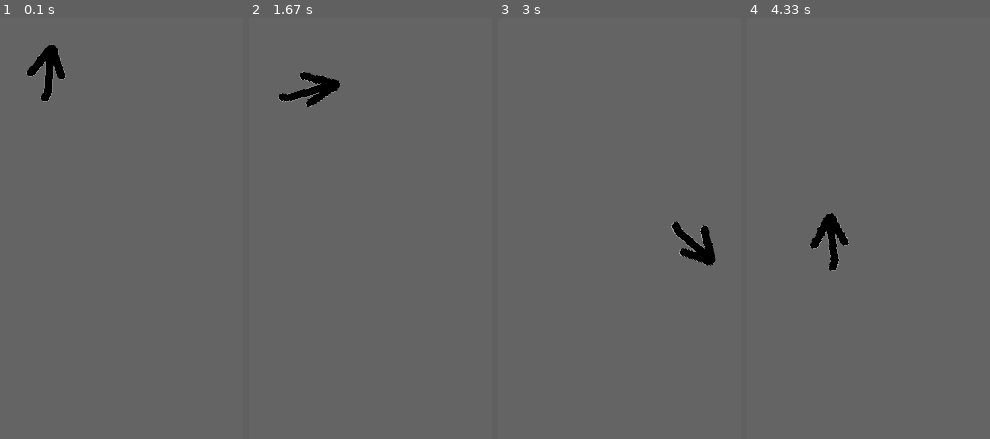
Above: before the commit, frames 1-4 (left to right).
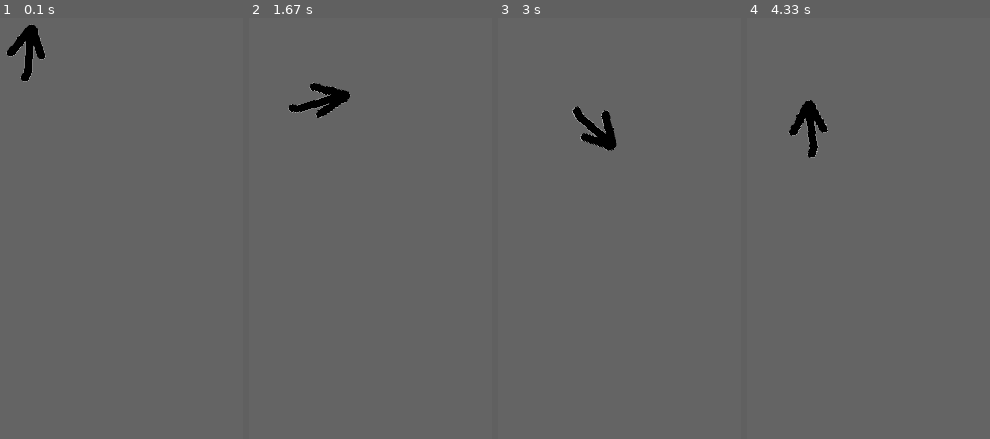
Above: after the commit, the same moments.

Repository: smarzony/pygame_racing
Game: pygame game, started from main.py
Same seed, same stepped clock (60 frames per second), same inputs: the game is played once before the commit and once after it.
Inputs:
- Up to frame 1 (0.1 s): no input
- Up to frame 2 (1.67 s): hold Up 0.33-0.8 s; hold Right 0.83-1.3 s; hold Left from 1.33 s (still down)
- Up to frame 3 (3 s): release Left at 1.87 s; hold Down 1.9-2.2 s; hold Left 2.23-2.63 s; hold Up from 2.67 s (still down)
- Up to frame 4 (4.33 s): release Up at 3.03 s; hold Right 3.07-3.7 s; hold Down 3.73-4.1 s; hold Left from 4.13 s (still down)

The runs differ from the first frame. In frame 1, 1.7% of the frame differs, in the area x 2-28%, y 1-20%; in frame 2, 1.4%; in frame 3, 1.9%, in the area x 30-90%, y 20-59%; in frame 4, 1.9%.

Commit message:
accelerating and decelerating works, but not if you alternateit without stop beetween

Diff:
--- /dev/null
+++ b/lib/player.py
@@ -0,0 +1,128 @@
+import math
+from time import time as now
+
+FWD = True
+BWD = False
+
+class Motion():
+    def __init__(self, window_size):
+        self.in_motion = False
+        self.speed_actual = 0
+        self.speed_start = 0
+        self.speed_max = 5
+        self.start_accelerating_time = 0.0
+        self.start_decelerating_time = 0.0
+        self.direction = FWD
+        self.acceleration_ramp_seconds = 2
+        self.rotation = 0
+        self.rotation_step = 0.5
+        self.vector = [0, 0]
+        self.stopping = False
+
+        self.x = 0
+        self.y = 0
+        self.height = 0
+        self.width = 0
+        self.window_size = window_size
+
+    def start(self):
+        self.in_motion = True
+        self.stopping = False
+        print('self.in_motion : ', self.in_motion )
+        self.speed_start = self.speed_actual
+        self.start_accelerating_time = now()
+
+    def stop(self):
+        self.speed_start = self.speed_actual
+        self.stopping = True
+        self.start_decelerating_time = now()
+
+    def acceleration(self):
+        if self.speed_actual < self.speed_max:
+            self.speed_actual += 0.05
+        # # if now() - self.start_accelerating < self.acceleration_ramp:
+        # self.speed_actual = ((now() - self.start_accelerating_time)/ (self.acceleration_ramp_seconds - (self.speed_start/self.speed_max)*self.acceleration_ramp_seconds)) * self.speed_max
+        # # if self.speed_actual == self.max_speed:
+        # #     self.speed_top
+
+    def deceleration(self):
+        if self.speed_actual > 0:
+            self.speed_actual -= 0.03
+        else:
+            self.speed_actual = 0
+            self.in_motion = False
+            print('Decel self.in_motion: ', self.in_motion)
+
+
+
+
+        # # if now() - self.start_accelerating < self.acceleration_ramp:
+        # self.speed_actual = self.speed_start - ((now() - self.start_accelerating_time)/ (self.acceleration_ramp_seconds - (self.speed_start/self.speed_max)*self.acceleration_ramp_seconds)) * self.speed_max
+        # if self.speed_actual < 0:
+        #     self.speed_actual = 0
+        #     self.stopping = False
+
+    def calculate_speed(self):
+        if self.in_motion:
+            if self.stopping is False:
+                self.acceleration()
+            else:
+                self.deceleration()
+
+    def calculate_movement_vector(self):
+        self.vector = [0, 0]
+        if self.speed_actual > 0:
+            self.vector[0] = self.speed_actual * math.cos(math.radians(self.rotation - 90))
+            self.vector[1] = self.speed_actual * math.sin(math.radians(self.rotation - 90))
+
+    def set_new_position(self):
+        if self.direction is FWD:
+            self.x -= self.vector[0]
+            self.y += self.vector[1]
+        else:
+            print("Set position with - vector")
+            self.x += self.vector[0]
+            self.y -= self.vector[1]
+
+        self.check_boundaries()
+
+    def rotate(self, dir):
+        if dir == "R":
+            self.rotation -= self.rotation_step
+        else:
+            self.rotation += self.rotation_step
+
+        self.check_boundaries()
+
+    def check_boundaries(self):
+        if self.x > self.window_size[0] - 120:
+            self.x = self.window_size[0] - 120
+
+        elif self.x < 20:
+            self.x = 20
+
+        if self.y > self.window_size[1] - 120:
+            self.y = self.window_size[1] - 120
+
+        elif self.y < 20:
+            self.y = 20
+
+        if self.rotation > 360:
+            self.rotation -= 360
+
+        elif self.rotation < 0:
+            self.rotation += 360
+
+        if self.speed_actual > self.speed_max:
+            self.speed_actual = self.speed_max
+
+        elif self.speed_actual < 0:
+            self.speed_actual = 0
+
+class Player_Class():
+    def __init__(self, parent, window_size, height, width, pos_x, pos_y, rotation, color, img):
+        self.parent = parent
+        self.window_size = window_size
+        self.color = color
+        self.img = img
+        self.motion = Motion(window_size)
--- a/main.py
+++ b/main.py
@@ -1,6 +1,7 @@
 import pygame
 from time import time as now
-from player_class import Player_Class, FWD, BWD
+
+from lib.player import Player_Class, FWD, BWD
 
 SCREEN_WIDTH = 640
 SCREEN_HEIGHT = 480
@@ -15,13 +16,14 @@
 img_path = 'img/player_transparent.png'
 playerImg = pygame.image.load(img_path)
 
-player = Player_Class(parent=win, width=100, height=100, pos_x=0, pos_y=0, rotation=0, window_size=(SCREEN_WIDTH, SCREEN_HEIGHT), color=KOLOR, img=playerImg)
-playerImg = pygame.transform.scale(playerImg, (player.width, player.height))
+car = Player_Class(parent=win, width=100, height=100, pos_x=0, pos_y=0, rotation=0, window_size=(SCREEN_WIDTH, SCREEN_HEIGHT), color=KOLOR, img=playerImg)
+playerImg = pygame.transform.scale(playerImg, (car.motion.width, car.motion.height))
 
 run = True
 rect_small = False
 
-player.pos_step = 0.2
+speed_last = 0
+
 
 rect_pulse_timer = now()
 tick_timer = now()
@@ -36,43 +38,31 @@
 
         if event.type == pygame.KEYDOWN:
             if event.key in (pygame.K_UP, pygame.K_DOWN):
-                player.in_motion = True
+                car.motion.start()
+                print("Accelerating ", end='')
                 if event.key == pygame.K_UP:
-                    player.direction = FWD
+                    car.motion.direction = FWD
+                    print("FWD")
                 else:
-                    player.direction = BWD
-
+                    car.motion.direction = BWD
+                    print("BWD")
 
         if event.type == pygame.KEYUP:
             # checking if key "A" was pressed
             if event.key in (pygame.K_UP, pygame.K_DOWN):
-                player.in_motion = False
-                print("Key UP has been released")
-
+                # car.motion.in_motion = False
+                print("Stopping")
+                car.motion.stop()
 
     keys = pygame.key.get_pressed()
     if True in keys:
         if keys[pygame.K_LEFT] :
-            # player.set_pos(-player.pos_step, 0)
-            player.rotate("R")
+            # car.set_pos(-car.pos_step, 0)
+            car.motion.rotate("L")
 
         if keys[pygame.K_RIGHT] :
-            # player.set_pos(player.pos_step, 0)
-            player.rotate("L")
-
-        # if keys[pygame.K_UP] :
-            # player.set_pos(0, -player.pos_step)
-            # player.move('FWD')
-
-        # if keys[pygame.K_DOWN] :
-            # player.set_pos(0, player.pos_step)
-            # player.move('BWD')
-
-        # if keys[pygame.K_RCTRL] :
-        #     # player.rotate("R")
-
-        # if keys[pygame.K_KP0] :
-        #     # player.rotate("L")
+            # car.set_pos(car.pos_step, 0)
+            car.motion.rotate("R")
 
         pygame.time.delay(1)
 
@@ -85,28 +75,37 @@
         rect_small = not rect_small
 
     if rect_small:
-        player.width = 90
-        player.height = 100
+        car.motion.width = 90
+        car.motion.height = 100
     else:
-        player.width = 100
-        player.height = 90
+        car.motion.width = 100
+        car.motion.height = 90
 
 
     if actual_time - print_debug_timer > 0.5:
         print_debug_timer = actual_time
-        # print('rotation:', player.rotation)
+        # print('rotation:', car.rotation)
+        if speed_last != car.motion.speed_actual:
+            print("speed:", car.motion.speed_actual, "in motion:", car.motion.in_motion)
 
+        speed_last = car.motion.speed_actual
 
 
     if actual_time - tick_timer > 1/60:
         tick_timer = actual_time
 
-        if player.in_motion:
-            player.move()
+        if car.motion.in_motion:
+            car.motion.calculate_speed()
+            car.motion.calculate_movement_vector()
+            car.motion.set_new_position()
+
+
+
+            # car.move()
 
         # playerImg = pygame.image.load(img_path)
         playerImg = pygame.image.load(img_path).convert_alpha(win)
-        playerImg = pygame.transform.scale(playerImg, (player.width, player.height))
-        playerImg = pygame.transform.rotate(playerImg, player.rotation)
-        win.blit(playerImg, (player.pos_x, player.pos_y))
+        playerImg = pygame.transform.scale(playerImg, (car.motion.width, car.motion.height))
+        playerImg = pygame.transform.rotate(playerImg, car.motion.rotation)
+        win.blit(playerImg, (car.motion.x, car.motion.y))
         pygame.display.update()
--- a/player_class.py
+++ /dev/null
@@ -1,107 +0,0 @@
-import math
-from time import time as now
-
-FWD = True
-BWD = False
-
-class Motion():
-    def __init__(self):
-        self.in_motion = False
-        self.speed_actual = 0
-        self.speed_start = 0
-        self.max_speed = 5
-        self.start_accelerating_time = 0.0
-        self.start_decelerating_time = 0.0
-        self.direction = 0
-        self.acceleration_ramp_seconds = 2
-
-    def start(self):
-        self.in_motion = True
-        self.speed_start = self.speed_actual
-        self.start_accelerating_time = now()
-
-    def stop(self):
-        self.speed_start = self.speed_actual
-        self.start_decelerating_time = now()
-
-    def acceleration(self):
-        # if now() - self.start_accelerating < self.acceleration_ramp:
-        self.speed_actual = ((now() - self.start_accelerating_time)/ (self.acceleration_ramp_seconds - (self.speed_start/self.max_speed)*self.acceleration_ramp_seconds)) * self.max_speed
-
-    def deceleration(self):
-        # if now() - self.start_accelerating < self.acceleration_ramp:
-        self.speed_actual = self.speed_start - ((now() - self.start_accelerating_time)/ (self.acceleration_ramp_seconds - (self.speed_start/self.max_speed)*self.acceleration_ramp_seconds)) * self.max_speed
-        if self.speed_actual < 0:
-            self.speed_actual = 0
-
-class Positions():
-    def __init__(self):
-        self.x = 0
-        self.y = 0
-        self.height = 0
-        self.width = 0
-
-class Player_Class():
-    def __init__(self, parent, window_size, height, width, pos_x, pos_y, rotation, color, img):
-        self.parent = parent
-        self.height = height
-        self.width = width
-        self.pos_x = pos_x
-        self.pos_y = pos_y
-        self.max_speed = 5
-        self.rotation_step = 0.5
-        self.rotation = rotation
-        self.window_size = window_size
-        self.color = color
-        self.img = img
-        self.vector = [0, 0]
-        self.in_motion = False
-        self.direction = FWD
-        self.check_boundaries()
-
-    def check_boundaries(self):
-        if self.pos_x > self.window_size[0] - 120:
-            self.pos_x = self.window_size[0] - 120
-
-        elif self.pos_x < 20:
-            self.pos_x = 20
-
-        if self.pos_y > self.window_size[1] - 120:
-            self.pos_y = self.window_size[1] - 120
-
-        elif self.pos_y < 20:
-            self.pos_y = 20
-
-        if self.rotation > 360:
-            self.rotation -= 360
-
-        elif self.rotation < 0:
-            self.rotation += 360
-
-    def set_pos(self, x, y):
-        self.pos_x += x
-        self.pos_y += y
-        self.check_boundaries()
-
-    def rotate(self, dir):
-        if dir == "L":
-            self.rotation -= self.rotation_step
-        else:
-            self.rotation += self.rotation_step
-
-        self.check_boundaries()
-
-
-    def move(self):
-        self.vector = [0, 0]
-        self.vector[0] = self.max_speed * math.cos(math.radians(self.rotation - 90))
-        self.vector[1] = self.max_speed * math.sin(math.radians(self.rotation - 90))
-
-        if self.direction is FWD:
-            self.pos_x -= self.vector[0]
-            self.pos_y += self.vector[1]
-        else:
-            self.pos_x += self.vector[0]
-            self.pos_y -= self.vector[1]
-
-        self.check_boundaries()
Empty file added: lib/__init__.py
